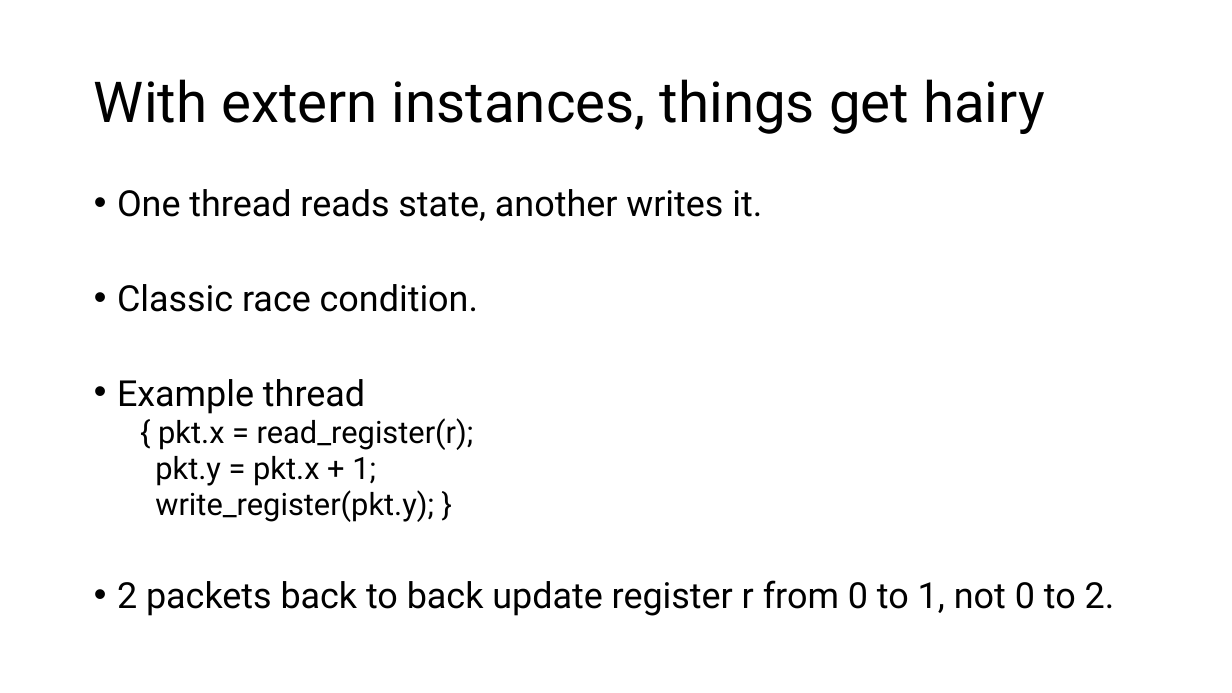
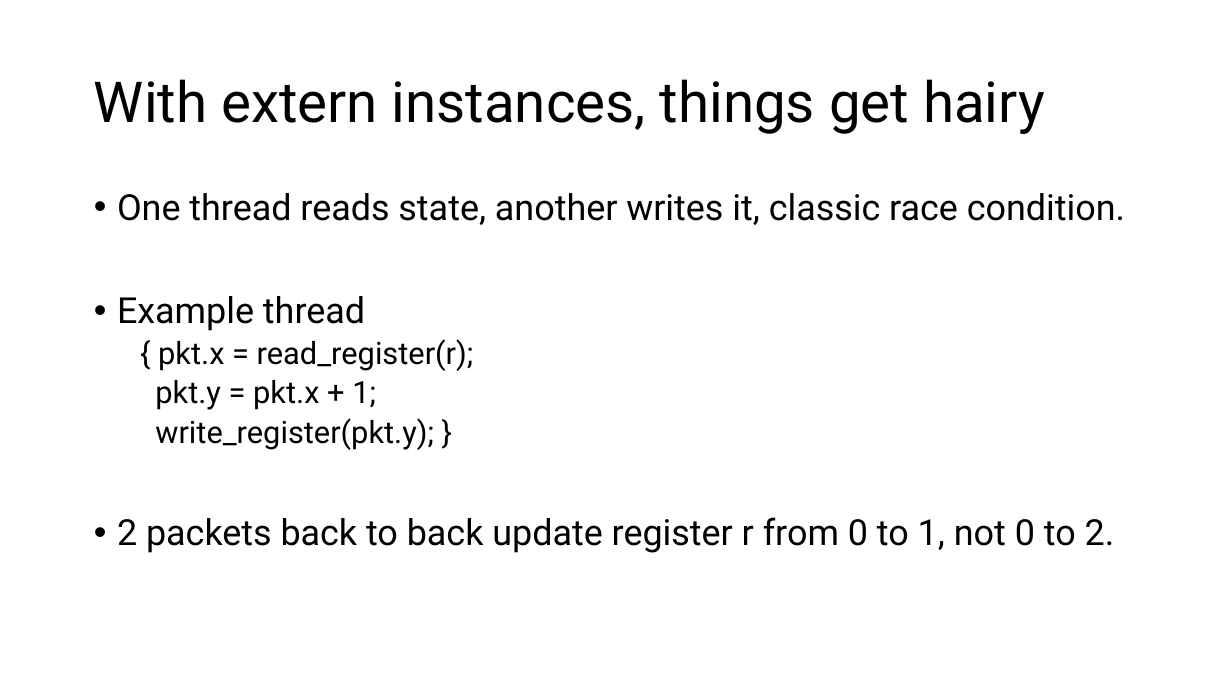
Before and after one commit to anirudhSK/p4-concurrency, a slide deck: slide 5 of p4_concurrency.pptx. Drawn at 1232x693 pixels with LibreOffice and Linux fonts; fonts in the diff are those of the drawing. Boxes give left, top, right and bottom in pixels: in the first picture for what was removed or moved away, otherwise in the second. Text is boxed around its words. In the diff, an @@ line names an element or a change of style, - is before the commit and + after.

```diff
--- a/p4_concurrency.pptx
+++ b/p4_concurrency.pptx
@@ text at [117, 193, 1125, 225]: text changed @@
-• One thread reads state, another writes it.
-• Classic race condition.
+• One thread reads state, another writes it, classic race condition.
@@ text at [117, 296, 1115, 553]: line spacing 0.8 to 0.9 @@
```
Also in this commit, not shown: 8 other slides changed, 1 slide added, 1 other file.
